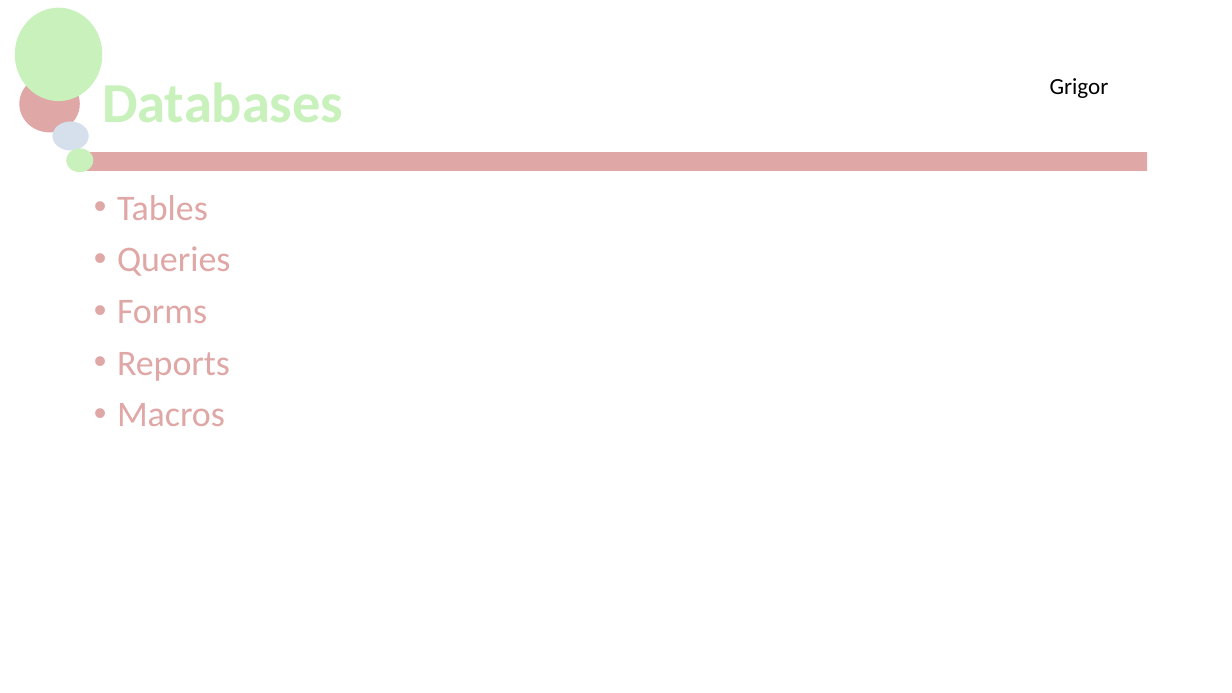
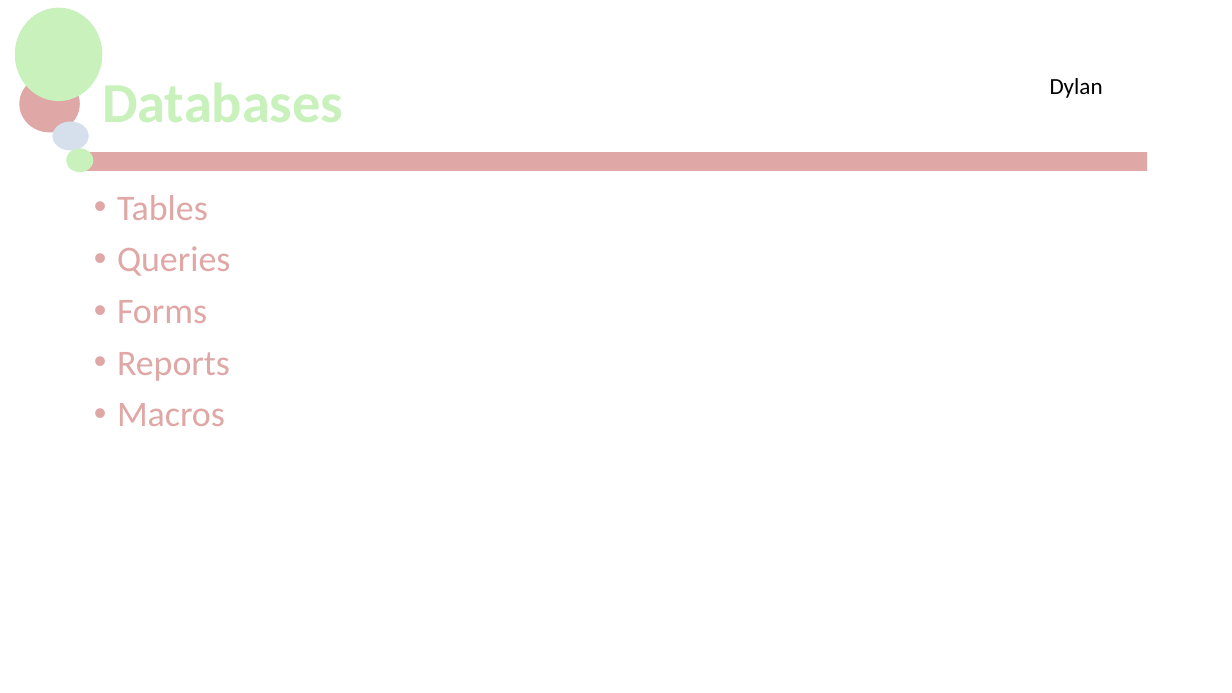
Before and after one commit to jackG97/Project, a slide deck: slide 10 of MCTV Limited.pptx. Drawn at 1232x693 pixels with LibreOffice and Linux fonts; fonts in the diff are those of the drawing; background and template pictures are left out. Boxes give left, top, right and bottom in pixels: in the first picture for what was removed or moved away, otherwise in the second. Text is boxed around its words. In the diff, an @@ line names an element or a change of style, - is before the commit and + after.

```diff
--- a/MCTV Limited.pptx
+++ b/MCTV Limited.pptx
@@ text at box(1050, 78, 1103, 98): text changed @@
-Grigor
+Dylan
```
Also in this commit, not shown: 10 other slides changed, 1 other file.
